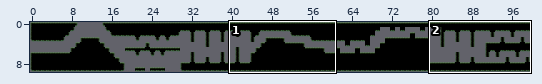
An edit to a level. Tiled map, res/Tile_map/Level_2.tmx. The picture above shows the old version from afar; the outline marks the close-up.
Close-up. Before:
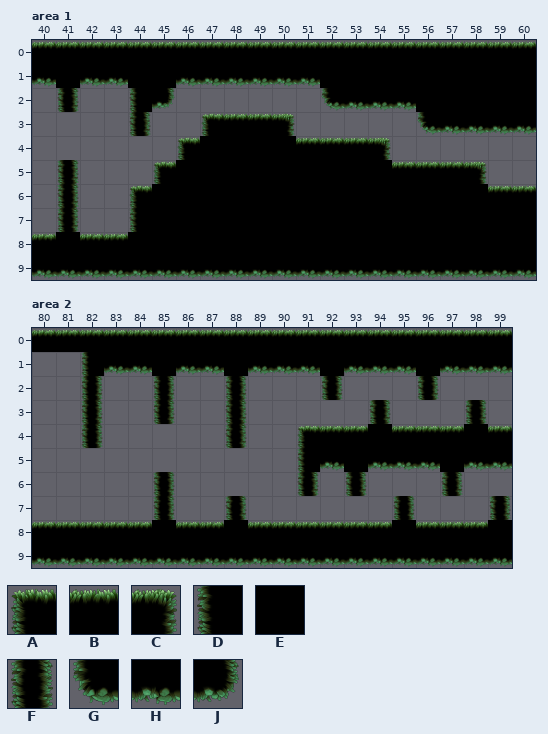
Cells are 512x512 px. Shown: area 1 x 40..60, y 0..9; area 2 x 80..99, y 0..9. The commit also changed other parts of the map, which this record leaves out. The commit also replaced the tileset; all pictures use the new one.
Key: from "Mossy_tile": A 0, B 1, C 2, D 7, E 8, F 10, G 14, H 15, J 16.
_ is an empty cell.
Layer "Tile Layer 1" before, area 1, first column x 40:
 0 BBBBBBBBBBBBBBBBBBBBB
 1 HEHHEEHHHHHHEEEEEEEEE
 2 _F__DJ______GHHHEEEEE
 3 ____F__ABBC_____GHHHH
 4 ______AEEEEBBBC______
 5 _F___AEEEEEEEEEBBBC__
 6 _F__AEEEEEEEEEEEEEEBB
 7 _F__DEEEEEEEEEEEEEEEE
 8 BEBBEEEEEEEEEEEEEEEEE
 9 HHHHHHHHHHHHHHHHHHHHH
Layer "Tile Layer 1" before, area 2, first column x 80:
 0 BBBBBBBBBBBBBBBBBBBB
 1 __DHHEHHEHHHEHHHEHHH
 2 __F__F__F___F___F___
 3 __F__F__F_____F___F_
 4 __F_____F__ABBEBBBEB
 5 ___________DHEHHHEHH
 6 _____F_____F_F___F__
 7 _____F__F______F___F
 8 BBBBBEBBEBBBBBBEBBBE
 9 HHHHHHHHHHHHHHHHHHHH
Now the later version:
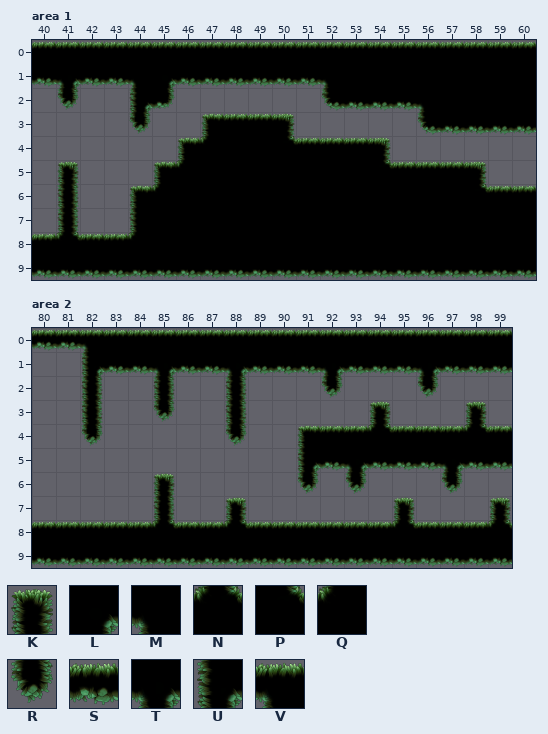
Further tiles: from "Mossy_tile": K 3, L 4, M 5, N 6, P 11, Q 12, R 17, S 22, T 27, U 28, V 31.
The exact change:
Layer "Tile Layer 1", area 1:
y 1: x 41 E -> T; x 44..45 EE -> ML; x 52 E -> M
y 2: x 41 F -> R; x 44 D -> U; x 56 E -> M
y 3: x 44 F -> R
y 4: x 47 E -> Q; x 50 E -> P
y 5: x 41 F -> K; x 46 E -> Q; x 54 E -> P
y 6: x 45 E -> Q; x 58 E -> P
y 8: x 41 E -> N; x 44 E -> Q
Layer "Tile Layer 1", area 2:
y 0: x 80..82 BBB -> SSV
y 1: x 82 D -> U; x 85 E -> T; x 88 E -> T; x 92 E -> T; x 96 E -> T
y 2: x 92 F -> R; x 96 F -> R
y 3: x 85 F -> R; x 94 F -> K; x 98 F -> K
y 4: x 82 F -> R; x 88 F -> R; x 94 E -> N; x 98 E -> N
y 5: x 91 D -> U; x 93 E -> T; x 97 E -> T
y 6: x 85 F -> K; x 91 F -> R; x 93 F -> R; x 97 F -> R
y 7: x 88 F -> K; x 95 F -> K; x 99 F -> K
y 8: x 85 E -> N; x 88 E -> N; x 95 E -> N; x 99 E -> N
